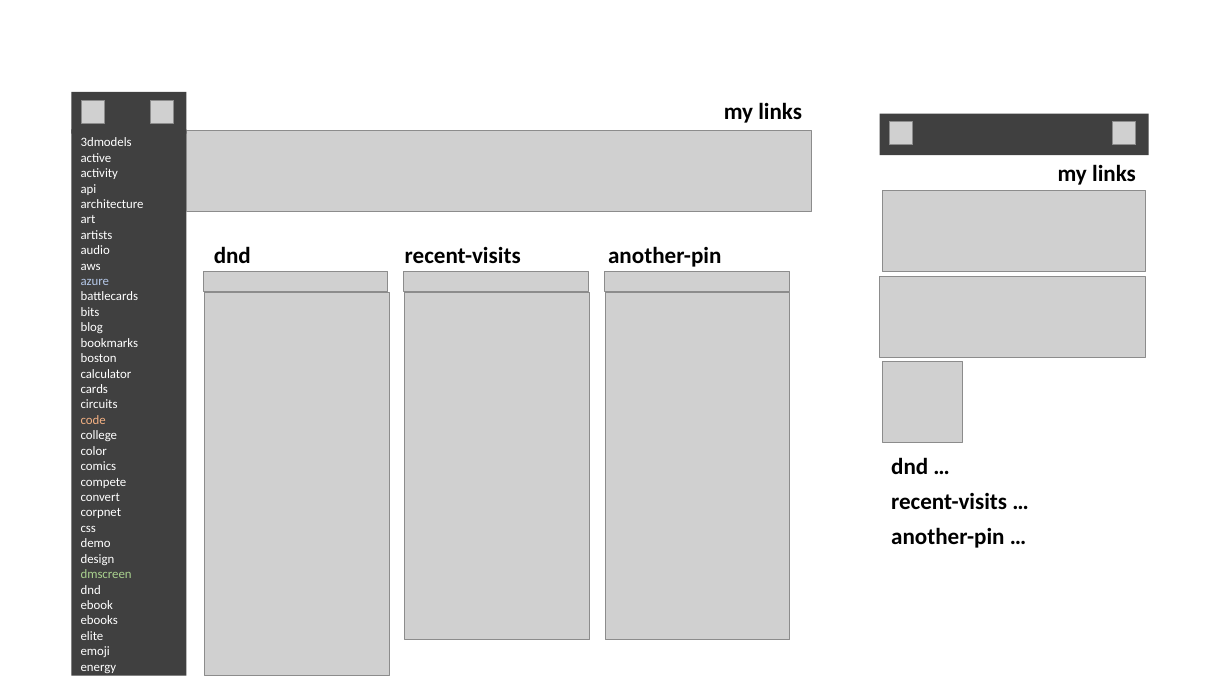
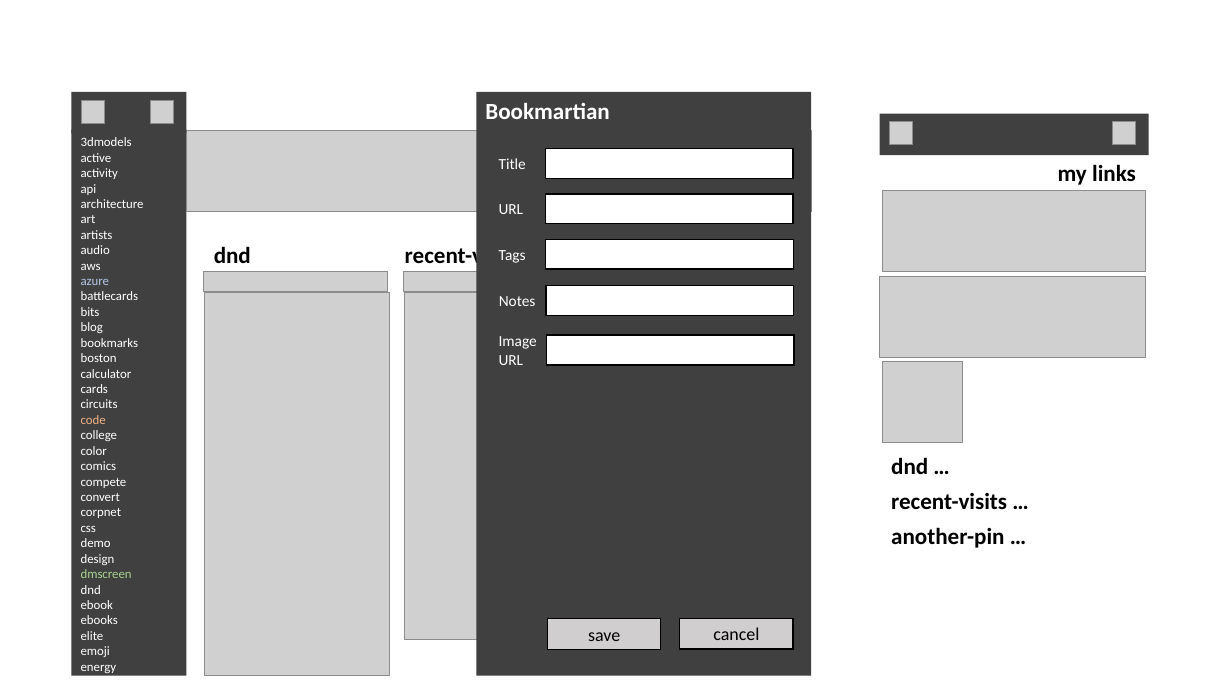
Before and after one commit to martylamb/bookmartian, a slide deck: slide 3 of art/ux-design-ideas.pptx (slide 2 before the commit). Drawn at 1232x693 pixels with LibreOffice and Linux fonts; fonts in the diff are those of the drawing; grey boxes stand for pictures; background and template pictures are left out. Boxes give left, top, right and bottom in pixels: in the first picture for what was removed or moved away, otherwise in the second. Text is boxed around its words. In the diff, an @@ line names an element or a change of style, - is before the commit and + after.

```diff
--- a/art/ux-design-ideas.pptx
+++ b/art/ux-design-ideas.pptx
@@ rectangle added at bbox=[476, 92, 811, 677], fill #404040, 18 pt, text #FFFFFF, bold @@
+Bookmartian
@@ rectangle added at bbox=[546, 149, 794, 178], fill #FFFFFF, outline #000000 1 pt @@
@@ text added at bbox=[499, 158, 526, 169], 12 pt, text #FFFFFF @@
+Title
@@ text added at bbox=[499, 204, 524, 214], 12 pt, text #FFFFFF @@
+URL
@@ rectangle added at bbox=[546, 194, 794, 224], fill #FFFFFF, outline #000000 1 pt @@
@@ rectangle added at bbox=[546, 239, 794, 269], fill #FFFFFF, outline #000000 1 pt @@
@@ text added at bbox=[499, 250, 526, 263], 12 pt, text #FFFFFF @@
+Tags
@@ text removed at bbox=[608, 246, 721, 267] @@
-another-pin
@@ text added at bbox=[499, 296, 536, 306], 12 pt, text #FFFFFF @@
+Notes
@@ rectangle added at bbox=[546, 286, 794, 315], fill #FFFFFF, outline #000000 1 pt @@
@@ picture removed at bbox=[605, 292, 790, 640] @@
@@ picture removed at bbox=[605, 272, 790, 292] @@
@@ text added at bbox=[499, 336, 537, 365], 12 pt, text #FFFFFF @@
+Image URL
@@ rectangle added at bbox=[547, 335, 795, 365], fill #FFFFFF, outline #000000 1 pt @@
@@ rectangle added at bbox=[548, 619, 661, 650], fill #D0CECE, outline #000000 1 pt, 14 pt, text #000000 @@
+save
@@ rectangle added at bbox=[680, 618, 793, 649], fill #D0CECE, outline #000000 1 pt, 14 pt, text #000000 @@
+cancel
```
Also in this commit, not shown: 2 slides added, 4 other files.
